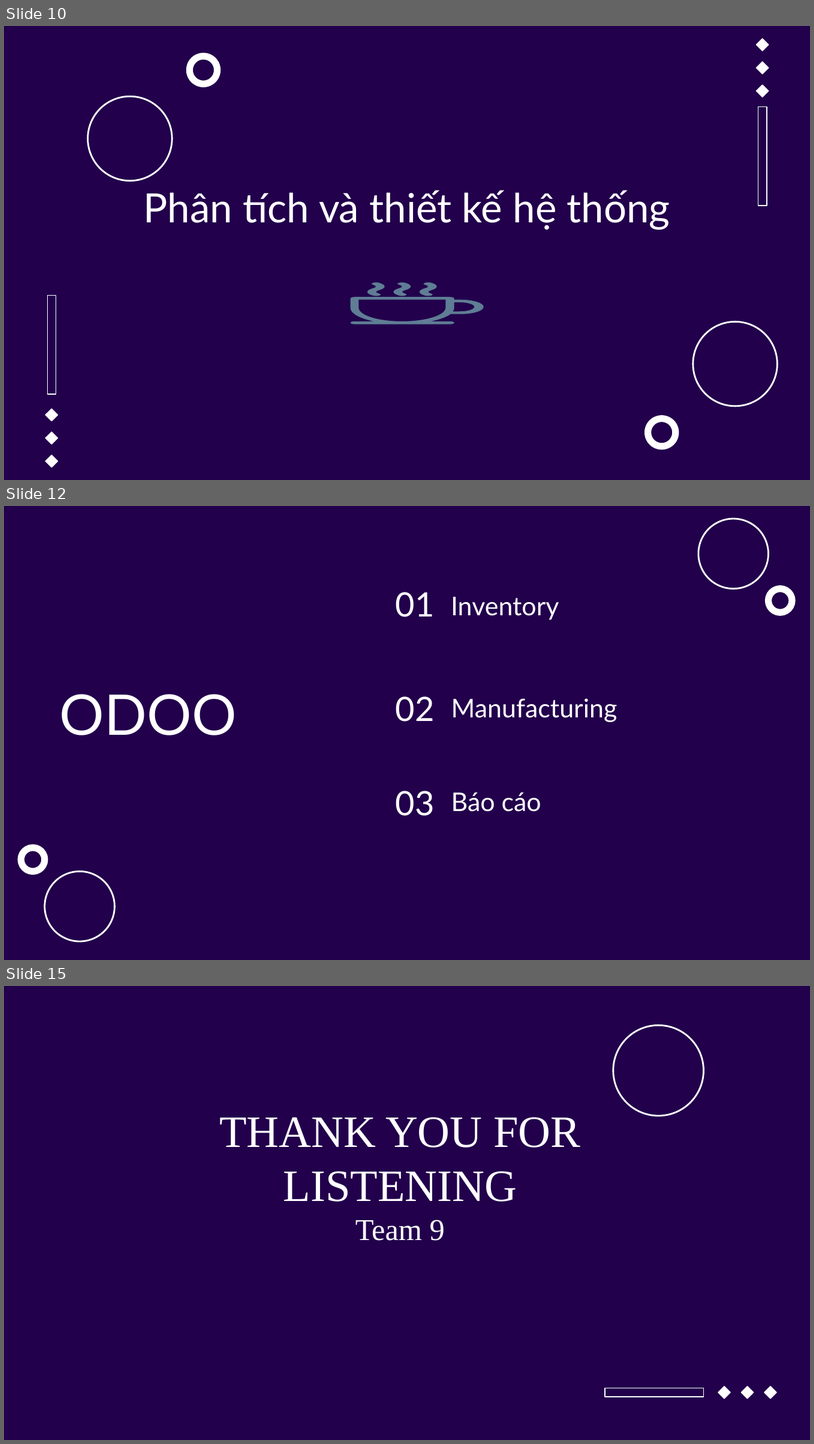
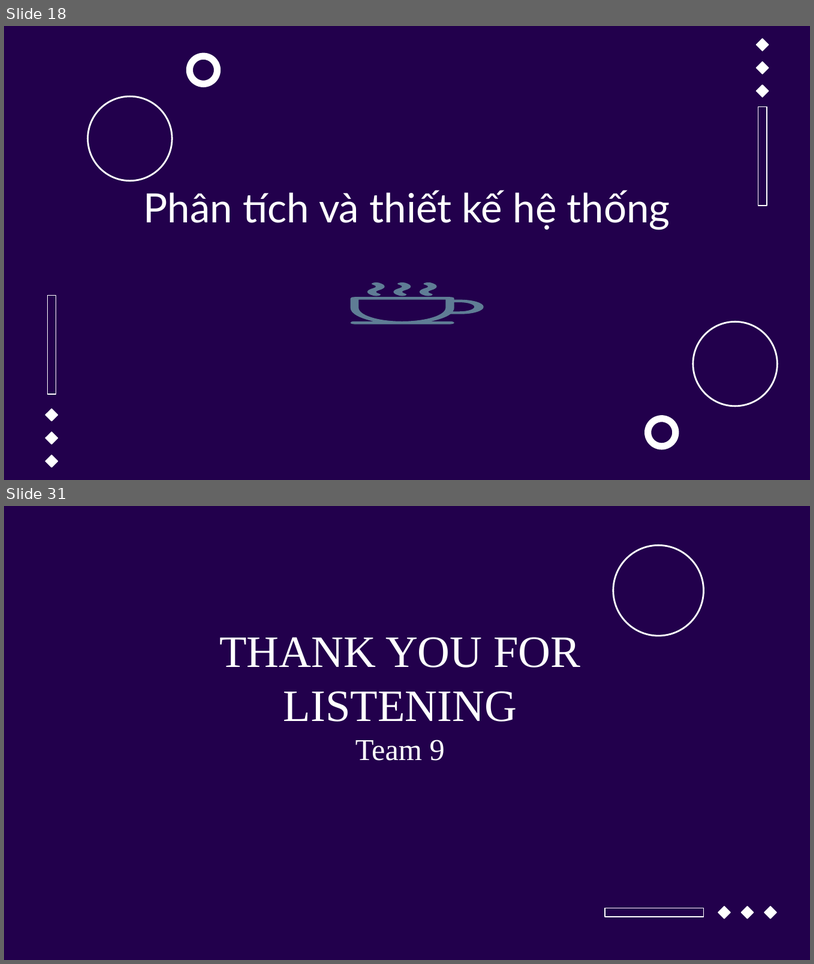
Before and after one commit to manhph81/ERP, a slide deck: 9_ERP.pptx. Shown one above the other, each under a label of ours: slides 10, 12 and 15 before the commit, slides 18 and 31 after it; the slides between them are not shown. The pictures are 814x1444 and 814x964 pixels, drawn with LibreOffice and Linux fonts; fonts in the diff are those of the drawing; background and template pictures are left out. Boxes give left, top, right and bottom in pixels: in the first picture for what was removed or moved away, otherwise in the second. Text is boxed around its words. In the diff, an @@ line names an element or a change of style, - is before the commit and + after.

```diff
--- a/9_ERP.pptx
+++ b/9_ERP.pptx
@@ slide 12 removed at [4, 506, 810, 960], background #22004C @@
@@ ellipse removed at [699, 519, 769, 589] @@
@@ title removed at [396, 592, 435, 617] @@
-01
@@ ellipse removed at [768, 588, 792, 612] @@
@@ subtitle removed at [451, 597, 559, 620] @@
-Inventory
@@ title removed at [60, 694, 237, 735] @@
-ODOO
@@ title removed at [396, 696, 435, 721] @@
-02
@@ subtitle removed at [452, 698, 618, 722] @@
-Manufacturing
@@ title removed at [396, 790, 435, 816] @@
-03
@@ subtitle removed at [452, 792, 542, 811] @@
-Báo cáo
@@ ellipse removed at [21, 847, 44, 870] @@
@@ ellipse removed at [45, 871, 115, 942] @@
@@ what was slide 10 is now slide 18 @@
@@ what was slide 15 is now slide 31 @@
```
Also in this commit, not shown: 4 slides changed, 19 slides added, 2 other slides removed, 1 other file.
